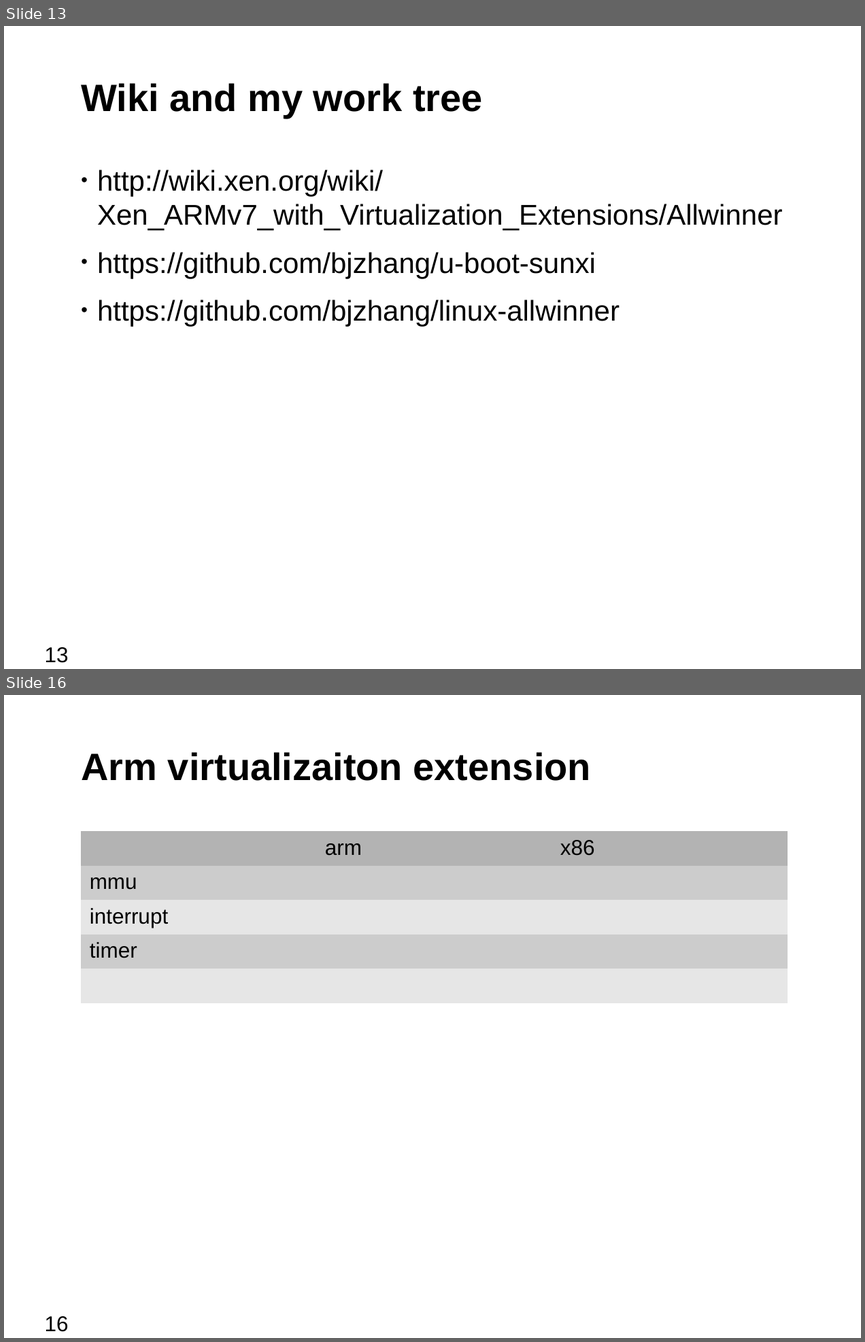
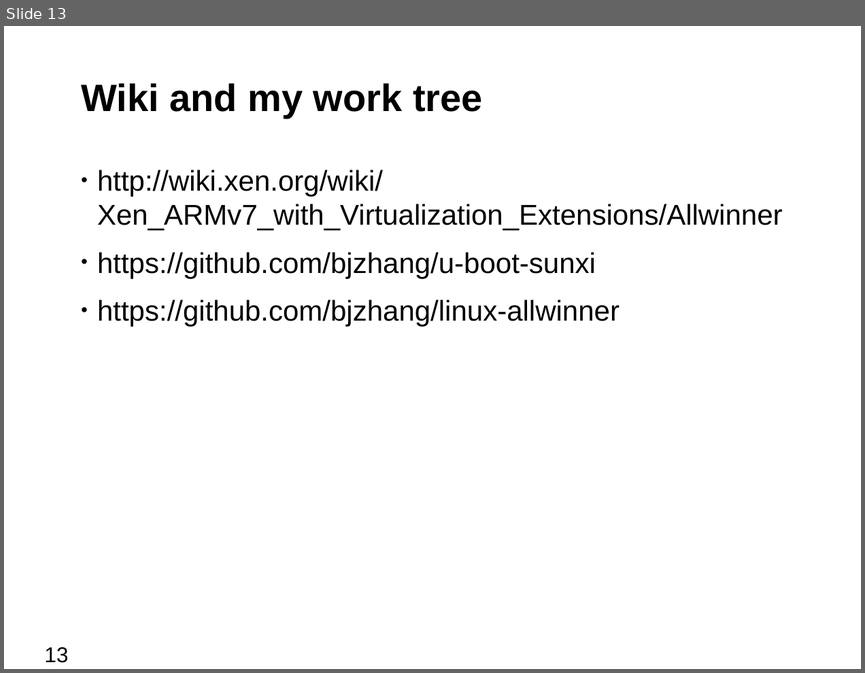
Before and after one commit to bjzhang/open_log, a slide deck: novell/community/ouros/xen_on_cubietruck.odp. Shown one above the other, each under a label of ours: slides 13 and 16 before the commit, slide 13 after it; the slides between them are not shown. The pictures are 865x1342 and 865x673 pixels, drawn with LibreOffice and Linux fonts; fonts in the diff are those of the drawing; background and template pictures are left out. Boxes give left, top, right and bottom in pixels: in the first picture for what was removed or moved away, otherwise in the second. Text is boxed around its words. In the diff, an @@ line names an element or a change of style, - is before the commit and + after.

```diff
--- a/novell/community/ouros/xen_on_cubietruck.odp
+++ b/novell/community/ouros/xen_on_cubietruck.odp
@@ slide 16 removed at [4,695,861,1338], background #FFFFFF; not listed: 1 template element that a slide beside it also shows @@
@@ title removed at [81,752,591,781] @@
-Arm virtualizaiton extension
@@ table removed at [81,831,788,995], 5 rows, 3 columns @@
- | arm | x86
-mmu |  | 
-interrupt |  | 
-timer |  | 
- |  | 
```
Also in this commit, not shown: 8 slides changed, 1 slide added, 10 other slides removed, 3 other files.
